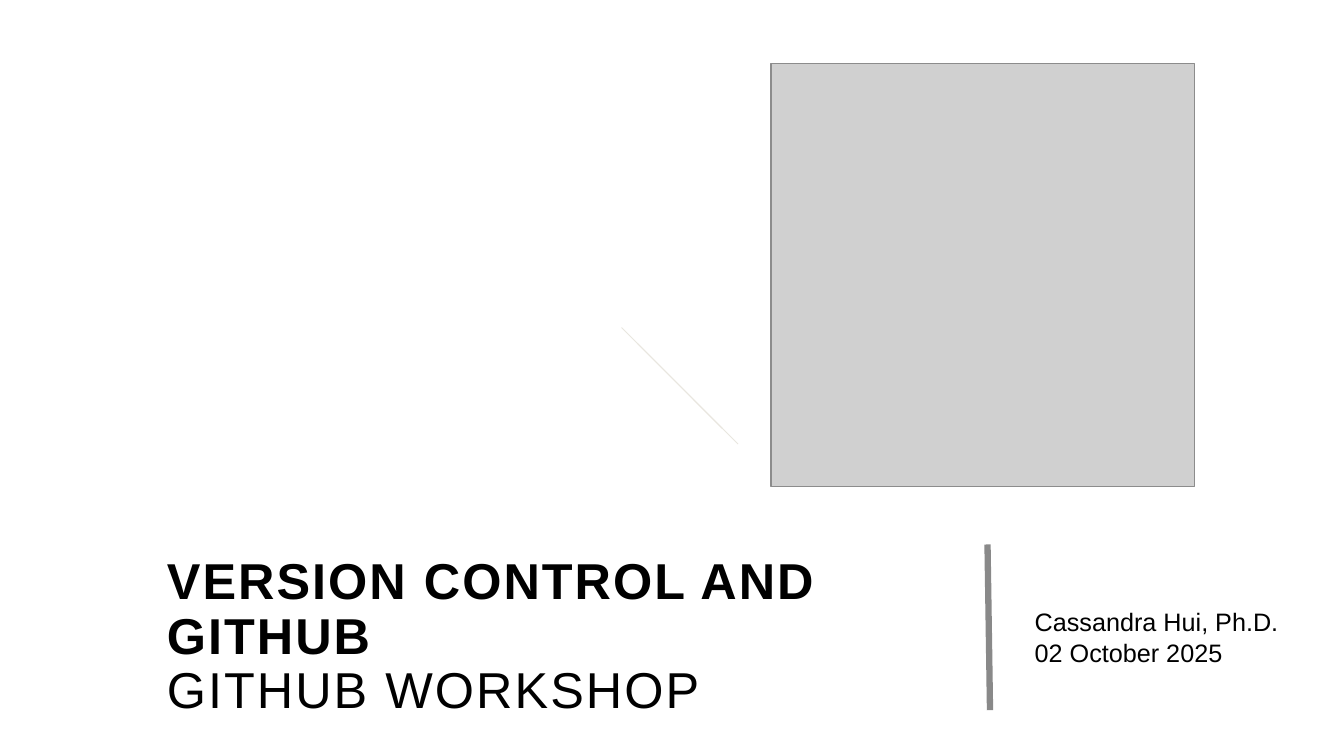
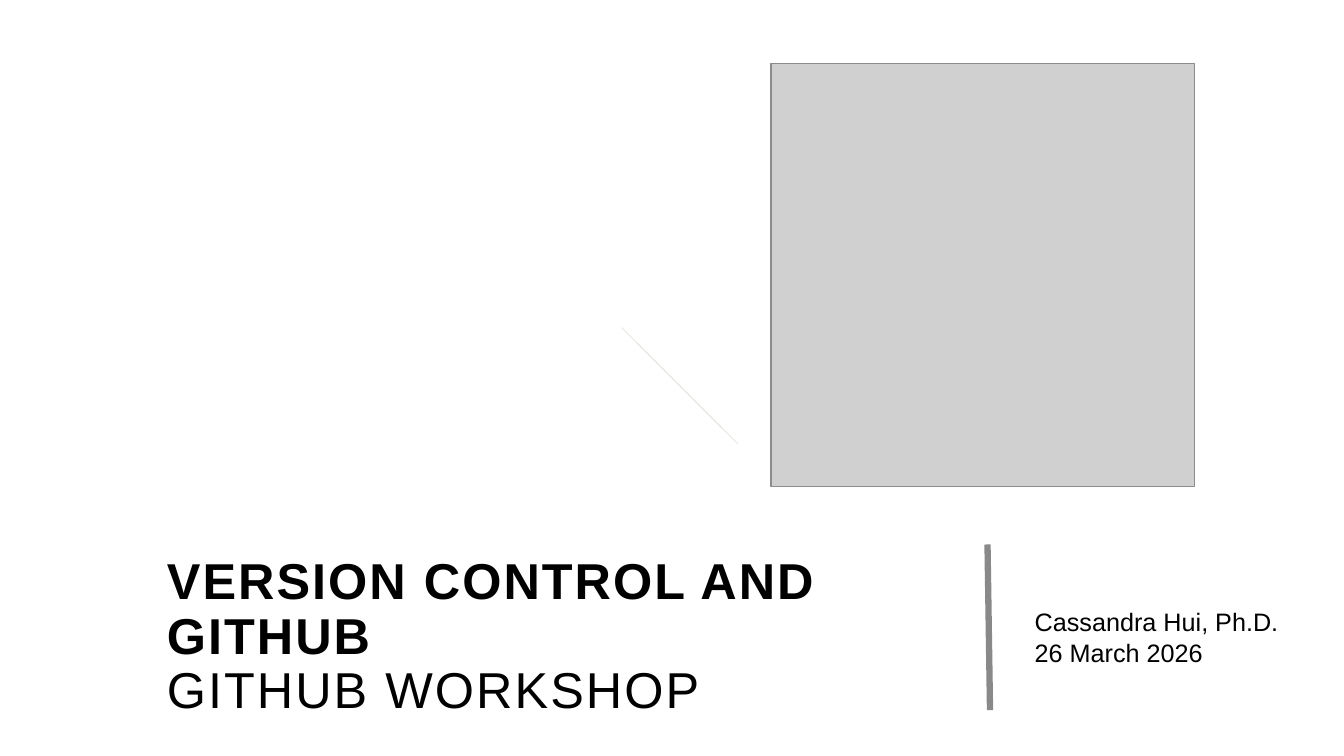
Before and after one commit to Nevada-Bioinformatics-Center/GitHub-Workshop, a slide deck: slide 1 of Presentation.pptx. Drawn at 1344x756 pixels with LibreOffice and Linux fonts; fonts in the diff are those of the drawing; grey boxes stand for pictures; background and template pictures are left out. Boxes give left, top, right and bottom in pixels: in the first picture for what was removed or moved away, otherwise in the second. Text is boxed around its words. In the diff, an @@ line names an element or a change of style, - is before the commit and + after.

Commit message:
Testing during workshop

```diff
--- a/Presentation.pptx
+++ b/Presentation.pptx
@@ text at [1035, 643, 1203, 663]: text changed @@
-02 October 2025
+26 March 2026
```
Also in this commit, not shown: 1 other file.
